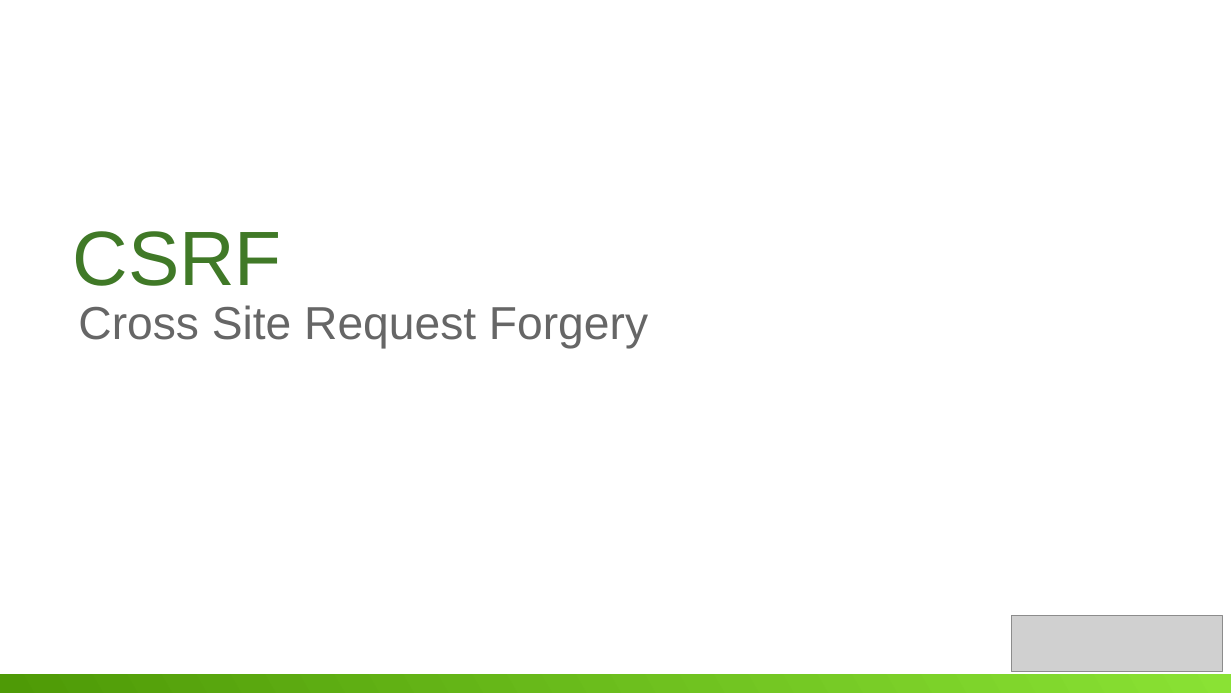
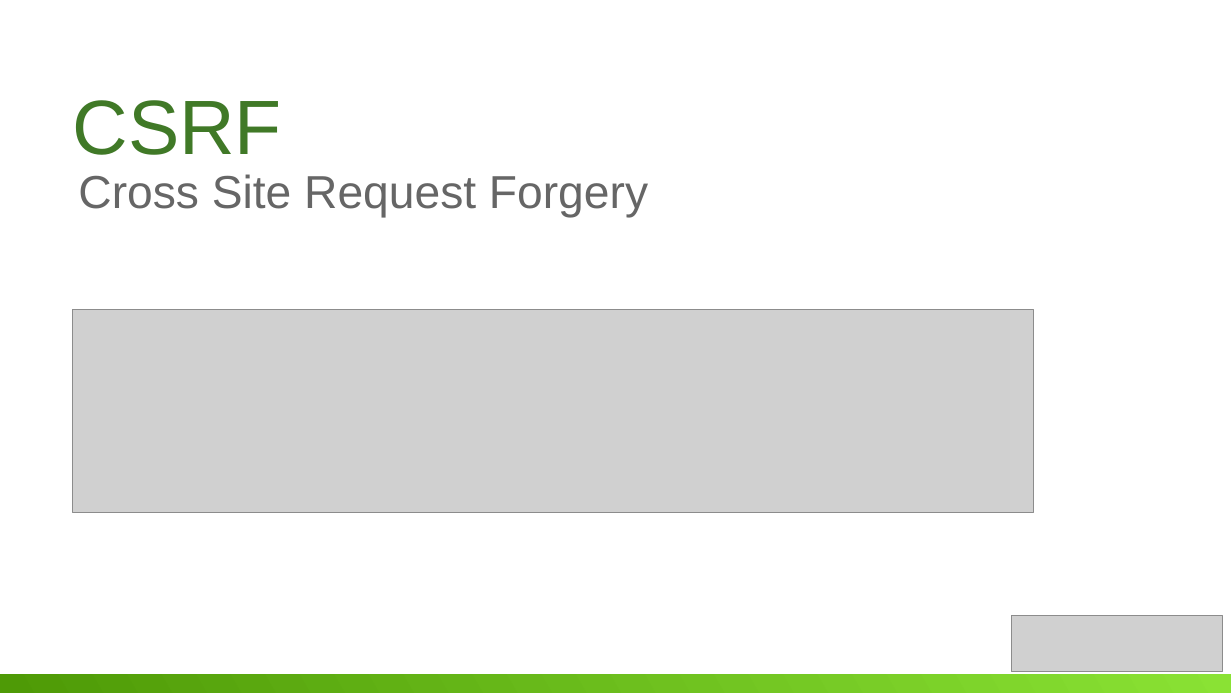
Before and after one commit to gambarra/PalestraAspNetCoreSecurity, a slide deck: slide 14 of ppt/Seguranca.odp. Drawn at 1232x693 pixels with LibreOffice and Linux fonts; fonts in the diff are those of the drawing; grey boxes stand for pictures. Boxes give left, top, right and bottom in pixels: in the first picture for what was removed or moved away, otherwise in the second. Text is boxed around its words. In the diff, an @@ line names an element or a change of style, - is before the commit and + after.

```diff
--- a/ppt/Seguranca.odp
+++ b/ppt/Seguranca.odp
@@ text "CSRF": place and size @@
-text "CSRF" at (72, 231, 281, 286)
+text "CSRF" at (72, 100, 281, 155)
@@ text "Cross Site Request Forgery": place and size @@
-text "Cross Site Request Forgery" at (78, 305, 648, 348)
+text "Cross Site Request Forgery" at (78, 174, 648, 217)
@@ picture added at (73, 310, 1033, 513) @@
```
Also in this commit, not shown: 2 other slides changed, 1 slide added, 4 slides removed, 1 other file.
